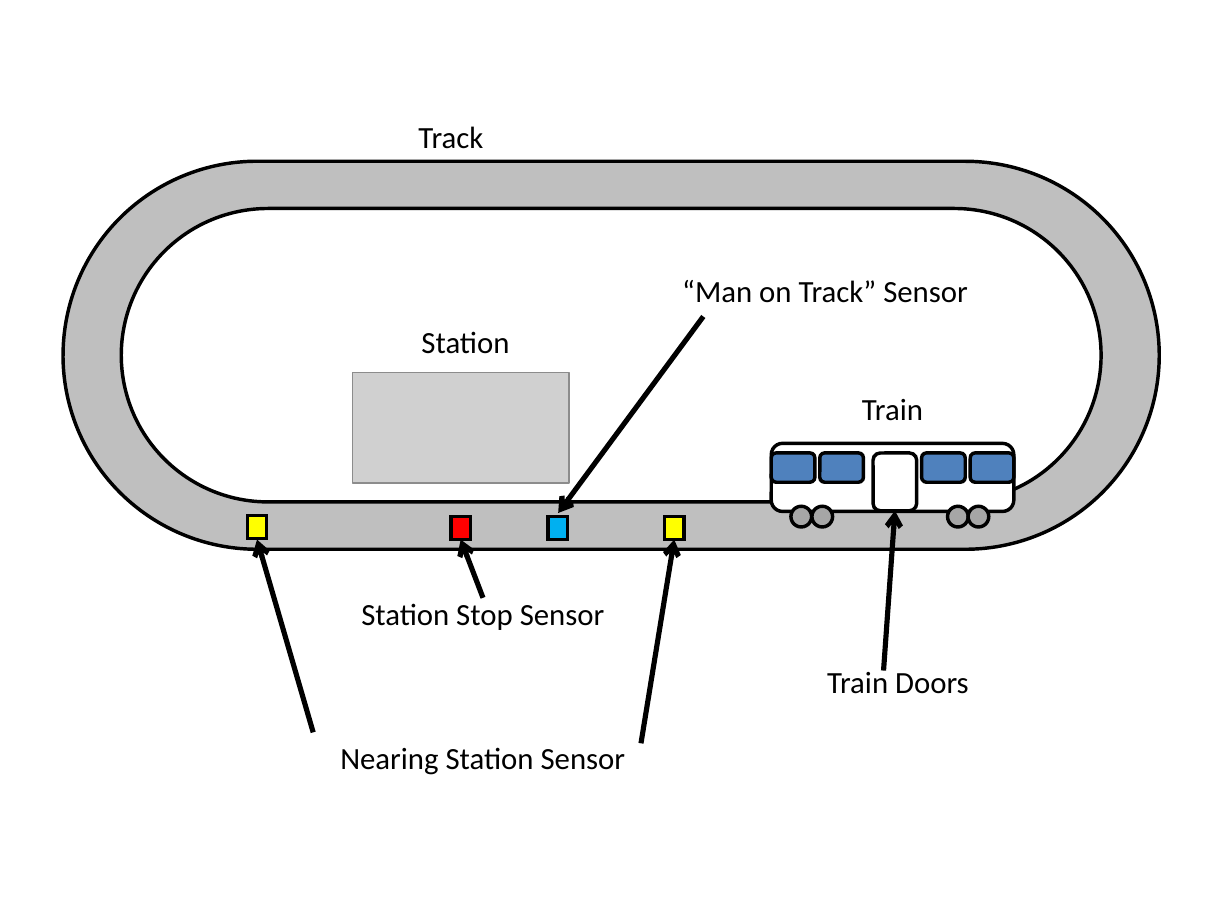
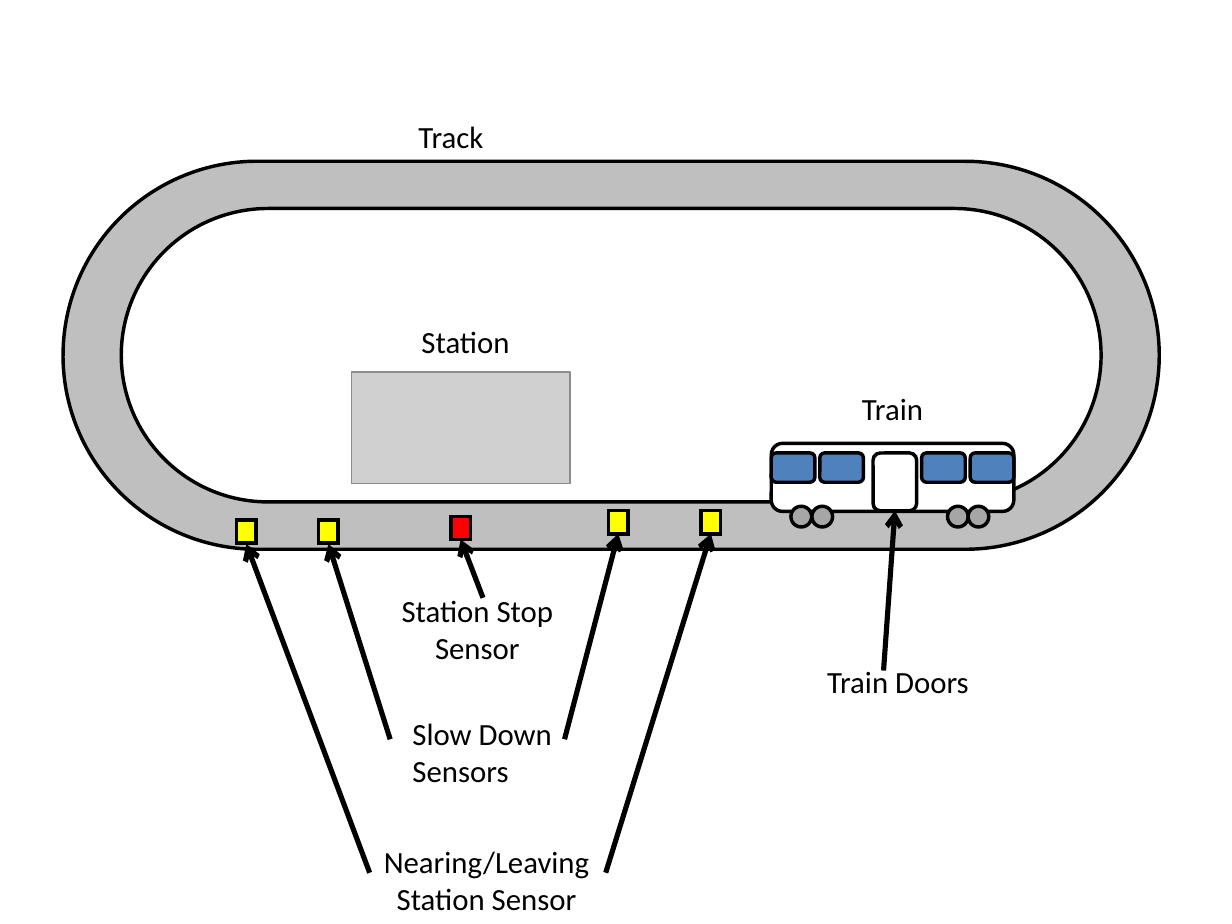
Before and after one commit to coolcatco888/cmpt475-assigments, a slide deck: slide 1 of CMPT475Assn2Drawings.ppt. Drawn at 1232x924 pixels with LibreOffice and Linux fonts; fonts in the diff are those of the drawing; grey boxes stand for pictures. Boxes give left, top, right and bottom in pixels: in the first picture for what was removed or moved away, otherwise in the second. Text is boxed around its words. In the diff, an @@ line names an element or a change of style, - is before the commit and + after.

```diff
--- a/CMPT475Assn2Drawings.ppt
+++ b/CMPT475Assn2Drawings.ppt
@@ text removed at box(682, 280, 968, 303) @@
-“Man on Track” Sensor
@@ rectangle added at box(237, 520, 256, 543), fill #FFFF00, outline #000000 2.01 pt @@
@@ rectangle: place and size @@
-rectangle at box(248, 515, 267, 538)
+rectangle at box(319, 520, 339, 543)
@@ arrow moved from (641, 743) - (674, 540) to (564, 739) - (618, 533) @@
@@ arrow moved from (703, 317) - (558, 513) to (606, 872) - (711, 533) @@
@@ rectangle: place and size @@
-rectangle at box(664, 516, 684, 540)
+rectangle at box(609, 511, 628, 535)
@@ rectangle: place and size @@
-rectangle at box(548, 516, 568, 540)
+rectangle at box(701, 511, 721, 535)
@@ rectangle at box(701, 511, 721, 535): fill #00B0F0 to #FFFF00 @@
@@ arrow added from (370, 872) to (246, 545), #000000 3 pt @@
@@ arrow moved from (313, 732) - (257, 540) to (391, 739) - (329, 545) @@
@@ text "Station Stop Sensor" rewrapped from box(361, 603, 605, 630) to box(402, 596, 554, 660) @@
@@ text added at box(412, 723, 552, 783), 18 pt, text #000000 @@
+Slow Down Sensors
@@ text at box(384, 851, 589, 911): text changed @@
-Nearing Station Sensor
+Nearing/Leaving Station Sensor
```
Also in this commit, not shown: 1 slide added, 2 other files.
